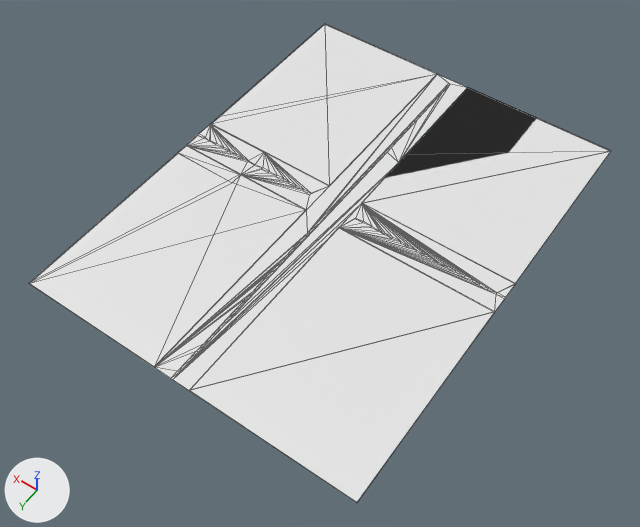
The COLLADA model static/model/intersection.dae, before and after one commit.
One viewpoint serves both versions: a 50 mm lens placed at (-89.0, 131.0, 177.8), pointed at (-7.5, 17.0, -1.4). The lights are fixed; the arrows at lower left show +X, +Y and +Z. Mesh edges are drawn as thin lines. Materials are left out; every surface is plain grey. Vertices at the same position are counted once.

The scene before the commit, as lines of its bpy script (objects in view):
```python
me_sketchup = bpy.data.meshes.new('SketchUp')
me_sketchup.from_pydata(...)  # 241 vertices, 460 faces; spans x -51.6..47.4, y -62.5..65.2, z 0.0..0.2
# faces by material slot: [54, 25, 1, 13, 88, 279]
me_sketchup.materials.append(mat_material)
me_sketchup.materials.append(mat_blacktop_new)
me_sketchup.materials.append(mat_concrete_aggregate_smoke_1)
me_sketchup.materials.append(mat_vegetation_grass_artificial)
me_sketchup.materials.append(mat_color_m00)
me_sketchup.materials.append(mat_concrete_aggregate_smoke_2)
ob_sketchup = bpy.data.objects.new('SketchUp', me_sketchup)
ob_sketchup.location = (0.0, 0.0, 0.0)
```
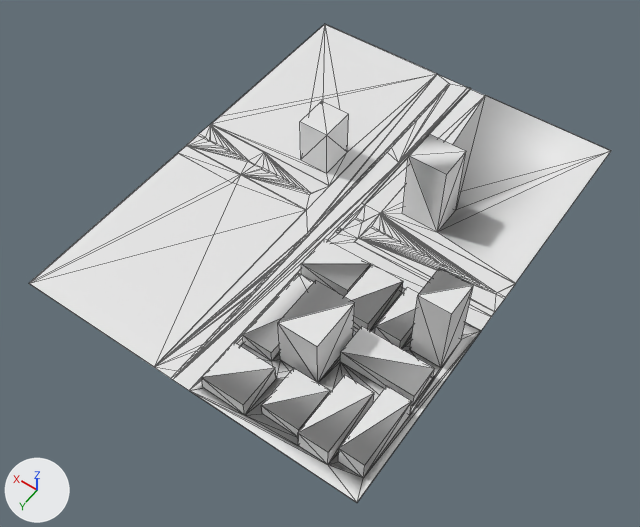
Edits to the bpy script that builds the scene:
```text
Change me_sketchup:
    used by ob_sketchup; location = (0.0, 0.0, 0.0)
    remove me_sketchup.from_pydata(...)  # 241 vertices, 460 faces; spans x -51.6..47.4, y -62.5..65.2, z 0.0..0.2
    add me_sketchup.from_pydata(...)  # 376 vertices, 734 faces; spans x -51.6..47.4, y -62.5..65.2, z 0.0..22.0
    me_sketchup part 1: 135 vertices added at x -51.5..17.4, y -62.4..62.8, z 0.0..22.0
```

Changed parts and their boxes (x1, y1, x2, y2) in the pictures (640 x 527 px):
part 1 of me_sketchup, added
    after: (190, 24, 611, 502)
